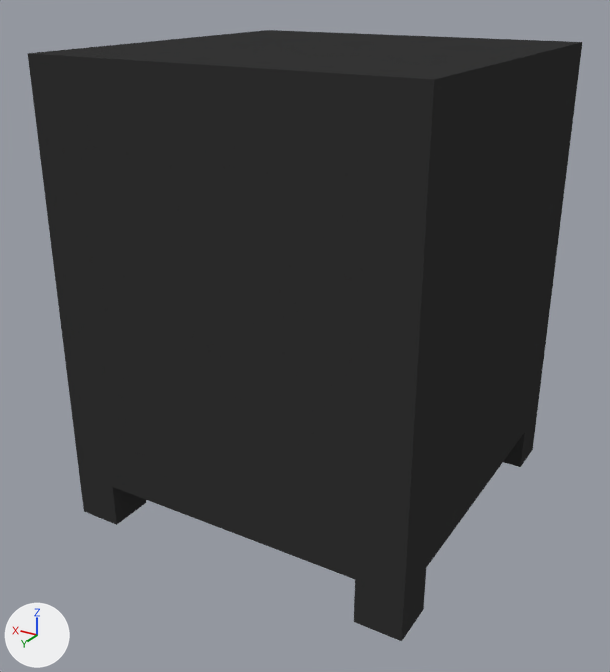
What one commit did to the Blender file Server Rack.blend.
The view is the same before and after, from a camera (50 mm lens) standing at (-2.18, 3.84, 1.59) and looking at (0.03, 0.15, -0.26). Every picture has the same lights, and +X, +Y and +Z are marked at lower left.
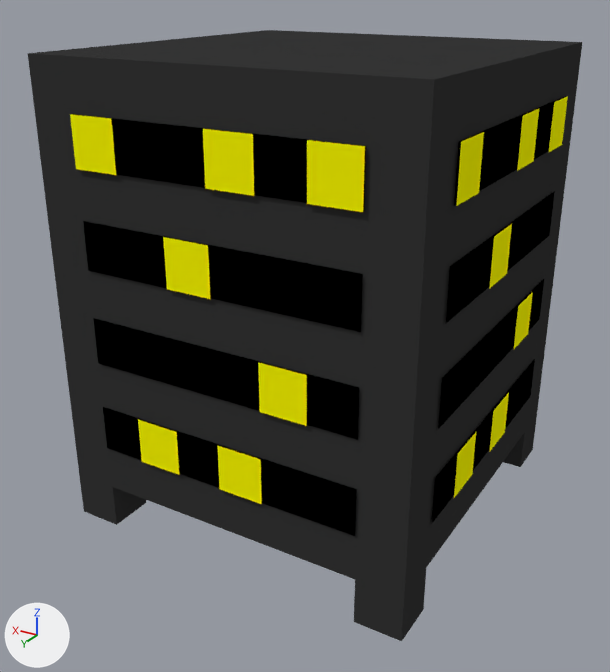
Commit message: Updated server rack to have all sides look same

Location of each change, (x1, y1, x2, y2) in pixels of the pictures (610 x 672 px):
part 1 of me_cube, added (yellow): after (454, 432, 476, 498)
part 2 of me_cube, added (yellow): after (489, 393, 509, 452)
part 3 of me_cube, added (yellow): after (514, 292, 533, 349)
part 4 of me_cube, added (yellow): after (517, 109, 539, 171)
part 5 of me_cube, added (yellow): after (456, 132, 484, 206)
part 6 of me_cube, added (yellow): after (549, 96, 568, 152)
part 7 of me_cube, added (yellow): after (489, 224, 512, 289)
part 8 of me_cube, added (black): after (454, 96, 566, 206)
part 9 of me_cube, added (black): after (446, 191, 555, 323)
part 10 of me_cube, added (black): after (438, 279, 544, 429)
part 11 of me_cube, added (black): after (432, 359, 535, 523)
part 12 of me_cube, added (black): after (28, 30, 582, 641)

The edits, one by one:
me_cube is used by ob_cube; location (0.0, 0.0, 0.0).
me_cube had 84 vertices, 41 faces and spanned x -1.0..1.02, y -1.0..1.0, z -1.25..1.25.
me_cube now has 392 vertices, 186 faces, 52 loose edges and spans x -1.02..1.02, y -1.02..1.02, z -1.25..1.25.
me_cube part 1: the loose piece of 4 vertices spanning x 1.02, y 0.0..0.25, z -0.75..-0.5 is copied, and the copy is moved by (-2.04, 0.25, 0.0); it spans x -1.02, y 0.25..0.5, z -0.75..-0.5.
me_cube part 2: the loose piece of 4 vertices spanning x 1.02, y -0.5..-0.25, z -0.75..-0.5 is copied, and the copy is moved by (-2.04, 0.25, 0.0); it spans x -1.02, y -0.25..0.0, z -0.75..-0.5.
me_cube part 3: the loose piece of 4 vertices spanning x 1.02, y -0.5..-0.25, z -0.75..-0.5 is copied, and the copy is moved by (-2.04, 0.0, 0.5); it spans x -1.02, y -0.5..-0.25, z -0.25..0.0.
me_cube part 4: the loose piece of 4 vertices spanning x 1.02, y 0.0..0.25, z 0.75..1.0 is copied, and the copy is moved by (-2.04, -0.25, 0.0); it spans x -1.02, y -0.25..0.0, z 0.75..1.0.
me_cube part 5: the loose piece of 4 vertices spanning x 1.02, y 0.5..0.75, z 0.75..1.0 is copied, and the copy is moved by (-2.04, 0.0, 0.0); it spans x -1.02, y 0.5..0.75, z 0.75..1.0.
me_cube part 6: the loose piece of 4 vertices spanning x 1.02, y -0.75..-0.5, z 0.75..1.0 is copied, and the copy is moved by (-2.04, 0.0, 0.0); it spans x -1.02, y -0.75..-0.5, z 0.75..1.0.
me_cube part 7: the loose piece of 4 vertices spanning x 1.02, y -0.25..0.0, z 0.25..0.5 is copied, and the copy is moved by (-2.04, 0.25, 0.0); it spans x -1.02, y 0.0..0.25, z 0.25..0.5.
me_cube part 8: the loose piece of 4 vertices spanning x 1.01, y -0.75..0.75, z 0.75..1.0 is copied, and the copy is moved by (-2.02, 0.0, 0.0); it spans x -1.01, y -0.75..0.75, z 0.75..1.0.
me_cube part 9: the loose piece of 4 vertices spanning x 1.01, y -0.75..0.75, z 0.25..0.5 is copied, and the copy is moved by (-2.02, 0.0, 0.0); it spans x -1.01, y -0.75..0.75, z 0.25..0.5.
me_cube part 10: the loose piece of 4 vertices spanning x 1.01, y -0.75..0.75, z -0.25..0.0 is copied, and the copy is moved by (-2.02, 0.0, 0.0); it spans x -1.01, y -0.75..0.75, z -0.25..0.0.
me_cube part 11: the loose piece of 4 vertices spanning x 1.01, y -0.75..0.75, z -0.75..-0.5 is copied, and the copy is moved by (-2.02, 0.0, 0.0); it spans x -1.01, y -0.75..0.75, z -0.75..-0.5.
me_cube part 12: 256 vertices added at x -1.0..1.02, y -1.02..1.02, z -1.25..1.25.
